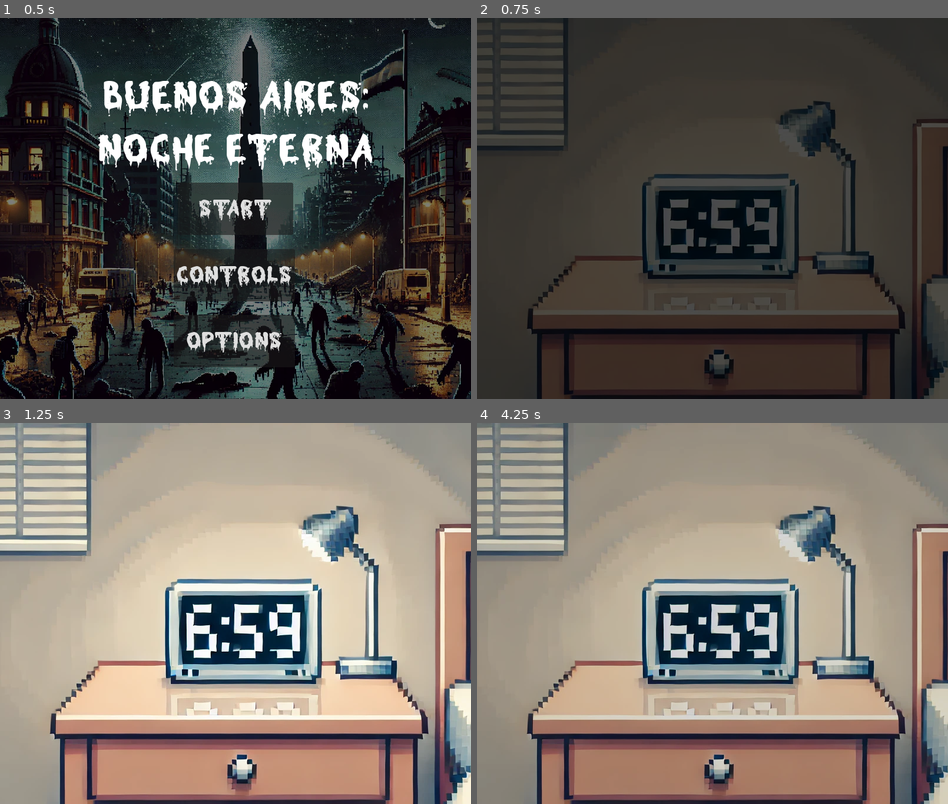
Above: before the commit, frames 1-4 (two rows, left to right).
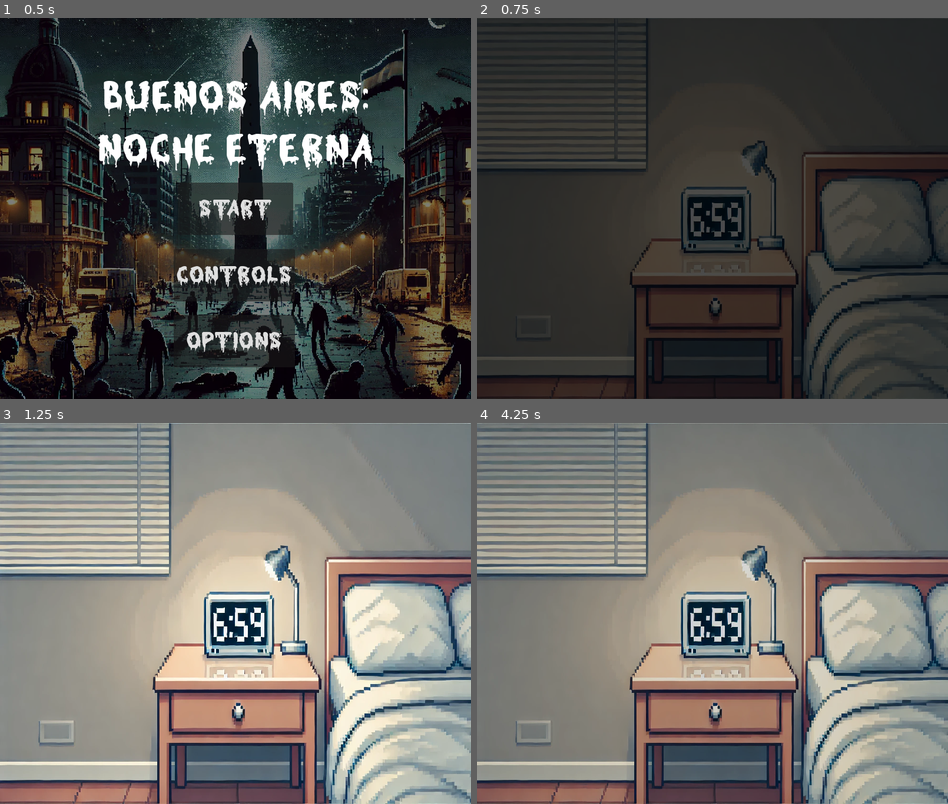
Above: after the commit, the same moments.

Repository: jmsanchezdiaz/boss-ipv-2024-e3.14cos
Game: Godot game, scene res://menu.tscn
Same seed, same stepped clock (60 frames per second), same inputs: the game is played once before the commit and once after it. Sound files missing from this copy of the repository are replaced by a short silence.
Inputs (mouse positions are in pixels of both pictures, inside the frame that each line leads up to):
- Up to frame 1 (0.5 s): no input
- Up to frame 2 (0.75 s): click "Start" at 0.5 s
- Up to frame 3 (1.25 s): no input
- Up to frame 4 (4.25 s): move the mouse to (816, 594) at 1.27 s; press the mouse at (816, 594) at 1.28 s; hold D (move_right) 1.28-2.03 s; tap Enter at 2, 3.5 s; move the mouse to (618, 632) at 2.02 s; release the mouse at (618, 632) at 2.03 s; hold S (move_down) 2.03-2.78 s; tap E (collect) at 2.1 s; tap Space at 2.75 s; move the mouse to (759, 529) at 2.77 s; hold D (move_right) 2.78-3.53 s; hold Shift (run) 2.78-3.53 s; move the mouse to (688, 689) at 3.52 s; hold W (move_up) from 3.53 s (still down); click (688, 689) at 3.6 s

Frame 1 is identical in both runs. In frame 2, 28% of the frame differs, in the area x 0-100%, y 0-100%; in frame 3, 87%; in frame 4, 83%.

Commit message:
fix cutscenes

Diff:
--- a/Intro.tscn
+++ b/Intro.tscn
@@ -7,6 +7,93 @@
 [ext_resource type="Texture2D" uid="uid://0vojym6j55dv" path="res://assets/cinematic/alarm-v2.png" id="4_78y24"]
 [ext_resource type="Texture2D" uid="uid://bdl1c40ljthgn" path="res://assets/cinematic/alarm-v3.png" id="5_3bqjw"]
 [ext_resource type="Texture2D" uid="uid://bh5q60p0vptge" path="res://assets/cinematic/alarm-v4.png" id="6_jjqll"]
+
+[sub_resource type="Animation" id="Animation_3owtt"]
+length = 0.001
+tracks/0/type = "value"
+tracks/0/imported = false
+tracks/0/enabled = true
+tracks/0/path = NodePath("Train:z_index")
+tracks/0/interp = 1
+tracks/0/loop_wrap = true
+tracks/0/keys = {
+"times": PackedFloat32Array(0),
+"transitions": PackedFloat32Array(1),
+"update": 1,
+"values": [4]
+}
+tracks/1/type = "value"
+tracks/1/imported = false
+tracks/1/enabled = true
+tracks/1/path = NodePath("Office:z_index")
+tracks/1/interp = 1
+tracks/1/loop_wrap = true
+tracks/1/keys = {
+"times": PackedFloat32Array(0),
+"transitions": PackedFloat32Array(1),
+"update": 1,
+"values": [0]
+}
+tracks/2/type = "value"
+tracks/2/imported = false
+tracks/2/enabled = true
+tracks/2/path = NodePath("ColorRect:color")
+tracks/2/interp = 1
+tracks/2/loop_wrap = true
+tracks/2/keys = {
+"times": PackedFloat32Array(0),
+"transitions": PackedFloat32Array(1),
+"update": 0,
+"values": [Color(0, 0, 0, 1)]
+}
+tracks/3/type = "value"
+tracks/3/imported = false
+tracks/3/enabled = true
+tracks/3/path = NodePath("Alarm:z_index")
+tracks/3/interp = 1
+tracks/3/loop_wrap = true
+tracks/3/keys = {
+"times": PackedFloat32Array(0),
+"transitions": PackedFloat32Array(1),
+"update": 1,
+"values": [2]
+}
+tracks/4/type = "value"
+tracks/4/imported = false
+tracks/4/enabled = true
+tracks/4/path = NodePath("Alarm2:z_index")
+tracks/4/interp = 1
+tracks/4/loop_wrap = true
+tracks/4/keys = {
+"times": PackedFloat32Array(0),
+"transitions": PackedFloat32Array(1),
+"update": 1,
+"values": [2]
+}
+tracks/5/type = "value"
+tracks/5/imported = false
+tracks/5/enabled = true
+tracks/5/path = NodePath("Alarm3:z_index")
+tracks/5/interp = 1
+tracks/5/loop_wrap = true
+tracks/5/keys = {
+"times": PackedFloat32Array(0),
+"transitions": PackedFloat32Array(1),
+"update": 1,
+"values": [2]
+}
+tracks/6/type = "value"
+tracks/6/imported = false
+tracks/6/enabled = true
+tracks/6/path = NodePath("Alarm4:z_index")
+tracks/6/interp = 1
+tracks/6/loop_wrap = true
+tracks/6/keys = {
+"times": PackedFloat32Array(0),
+"transitions": PackedFloat32Array(1),
+"update": 1,
+"values": [1]
+}
 
 [sub_resource type="Animation" id="Animation_hg1fs"]
 resource_name = "intro"
@@ -96,93 +183,6 @@
 "values": [1, 2, 1, 2, 1]
 }
 
-[sub_resource type="Animation" id="Animation_3owtt"]
-length = 0.001
-tracks/0/type = "value"
-tracks/0/imported = false
-tracks/0/enabled = true
-tracks/0/path = NodePath("Train:z_index")
-tracks/0/interp = 1
-tracks/0/loop_wrap = true
-tracks/0/keys = {
-"times": PackedFloat32Array(0),
-"transitions": PackedFloat32Array(1),
-"update": 1,
-"values": [4]
-}
-tracks/1/type = "value"
-tracks/1/imported = false
-tracks/1/enabled = true
-tracks/1/path = NodePath("Office:z_index")
-tracks/1/interp = 1
-tracks/1/loop_wrap = true
-tracks/1/keys = {
-"times": PackedFloat32Array(0),
-"transitions": PackedFloat32Array(1),
-"update": 1,
-"values": [0]
-}
-tracks/2/type = "value"
-tracks/2/imported = false
-tracks/2/enabled = true
-tracks/2/path = NodePath("ColorRect:color")
-tracks/2/interp = 1
-tracks/2/loop_wrap = true
-tracks/2/keys = {
-"times": PackedFloat32Array(0),
-"transitions": PackedFloat32Array(1),
-"update": 0,
-"values": [Color(0, 0, 0, 1)]
-}
-tracks/3/type = "value"
-tracks/3/imported = false
-tracks/3/enabled = true
-tracks/3/path = NodePath("Alarm:z_index")
-tracks/3/interp = 1
-tracks/3/loop_wrap = true
-tracks/3/keys = {
-"times": PackedFloat32Array(0),
-"transitions": PackedFloat32Array(1),
-"update": 1,
-"values": [2]
-}
-tracks/4/type = "value"
-tracks/4/imported = false
-tracks/4/enabled = true
-tracks/4/path = NodePath("Alarm2:z_index")
-tracks/4/interp = 1
-tracks/4/loop_wrap = true
-tracks/4/keys = {
-"times": PackedFloat32Array(0),
-"transitions": PackedFloat32Array(1),
-"update": 1,
-"values": [2]
-}
-tracks/5/type = "value"
-tracks/5/imported = false
-tracks/5/enabled = true
-tracks/5/path = NodePath("Alarm3:z_index")
-tracks/5/interp = 1
-tracks/5/loop_wrap = true
-tracks/5/keys = {
-"times": PackedFloat32Array(0),
-"transitions": PackedFloat32Array(1),
-"update": 1,
-"values": [2]
-}
-tracks/6/type = "value"
-tracks/6/imported = false
-tracks/6/enabled = true
-tracks/6/path = NodePath("Alarm4:z_index")
-tracks/6/interp = 1
-tracks/6/loop_wrap = true
-tracks/6/keys = {
-"times": PackedFloat32Array(0),
-"transitions": PackedFloat32Array(1),
-"update": 1,
-"values": [1]
-}
-
 [sub_resource type="AnimationLibrary" id="AnimationLibrary_6le4s"]
 _data = {
 "RESET": SubResource("Animation_3owtt"),
@@ -197,17 +197,6 @@
 "": SubResource("AnimationLibrary_6le4s")
 }
 
-[node name="ColorRect" type="ColorRect" parent="."]
-z_index = 3
-anchors_preset = 15
-anchor_right = 1.0
-anchor_bottom = 1.0
-grow_horizontal = 2
-grow_vertical = 2
-color = Color(0, 0, 0, 1)
-metadata/_edit_use_anchors_ = true
-metadata/_edit_lock_ = true
-
 [node name="Office" type="TextureRect" parent="."]
 anchors_preset = 15
 anchor_right = 1.0
@@ -215,7 +204,7 @@
 grow_horizontal = 2
 grow_vertical = 2
 texture = ExtResource("1_8cu2t")
-stretch_mode = 2
+expand_mode = 2
 
 [node name="Train" type="TextureRect" parent="."]
 z_index = 4
@@ -225,7 +214,7 @@
 grow_horizontal = 2
 grow_vertical = 2
 texture = ExtResource("2_inq54")
-stretch_mode = 2
+expand_mode = 2
 
 [node name="Alarm" type="TextureRect" parent="."]
 z_index = 2
@@ -235,6 +224,7 @@
 grow_horizontal = 2
 grow_vertical = 2
 texture = ExtResource("3_hw1py")
+expand_mode = 2
 
 [node name="Alarm2" type="TextureRect" parent="."]
 visible = false
@@ -246,6 +236,7 @@
 grow_vertical = 2
 scale = Vector2(1, 1.001)
 texture = ExtResource("4_78y24")
+expand_mode = 2
 
 [node name="Alarm3" type="TextureRect" parent="."]
 visible = false
@@ -257,6 +248,7 @@
 grow_vertical = 2
 scale = Vector2(1, 1.001)
 texture = ExtResource("5_3bqjw")
+expand_mode = 2
 
 [node name="Alarm4" type="TextureRect" parent="."]
 visible = false
@@ -268,5 +260,15 @@
 grow_vertical = 2
 scale = Vector2(1, 1.001)
 texture = ExtResource("6_jjqll")
+expand_mode = 2
+
+[node name="ColorRect" type="ColorRect" parent="."]
+z_index = 3
+anchors_preset = 15
+anchor_right = 1.0
+anchor_bottom = 1.0
+grow_horizontal = 2
+grow_vertical = 2
+color = Color(0, 0, 0, 1)
 
 [connection signal="animation_finished" from="AnimationPlayer" to="." method="_on_animation_player_animation_finished"]
